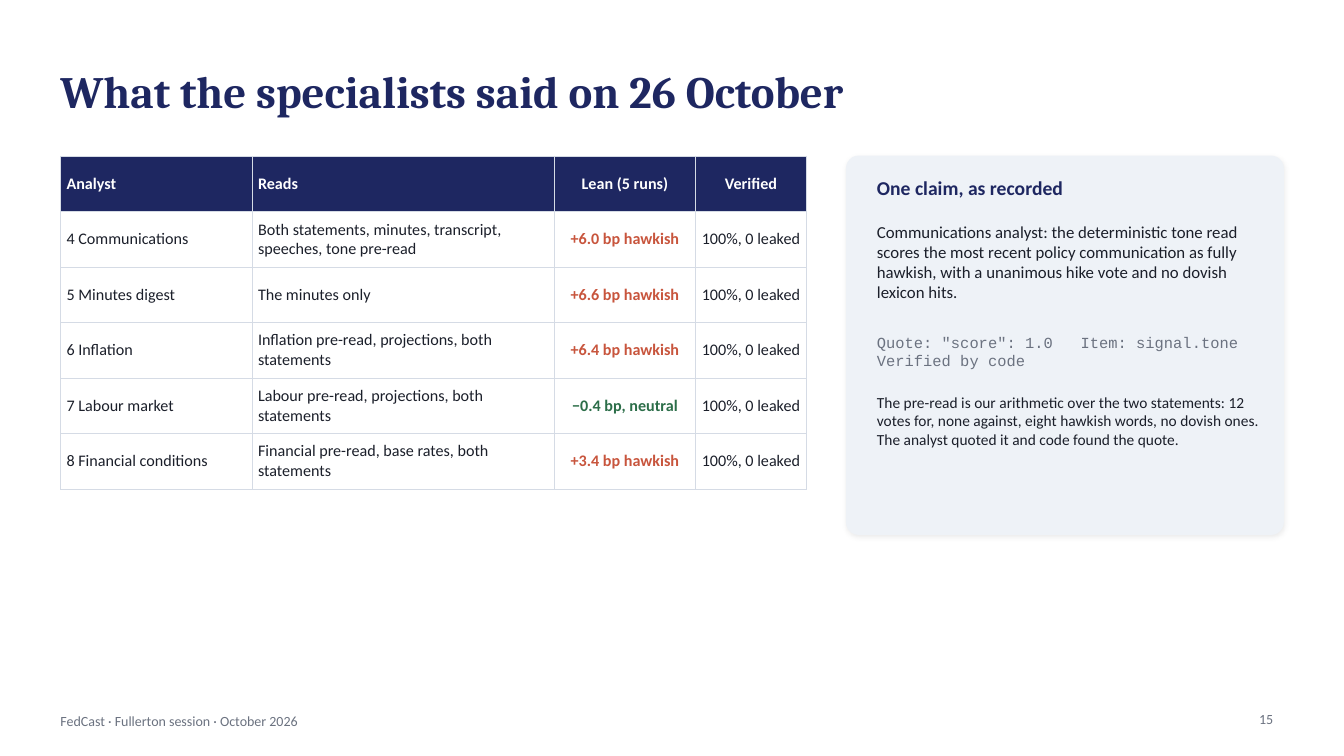
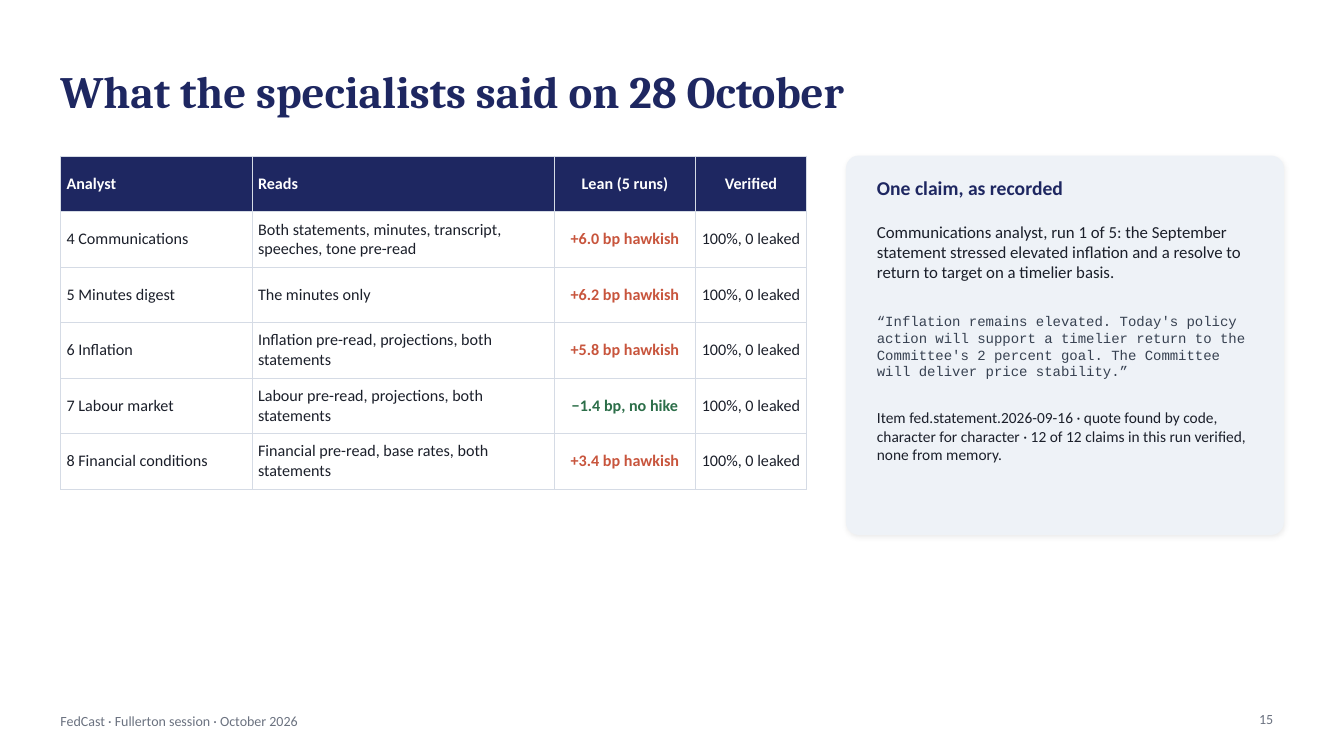
Before and after one commit to kmt112/fed-forecast, a slide deck: slide 15 of docs/FedCast_Fullerton.pptx. Drawn at 1344x756 pixels with LibreOffice and Linux fonts; fonts in the diff are those of the drawing. Boxes give left, top, right and bottom in pixels: in the first picture for what was removed or moved away, otherwise in the second. Text is boxed around its words. In the diff, an @@ line names an element or a change of style, - is before the commit and + after.

```diff
--- a/docs/FedCast_Fullerton.pptx
+++ b/docs/FedCast_Fullerton.pptx
@@ title at (x1=60, y1=77, x2=844, y2=118): text changed @@
-What the specialists said on 26 October
+What the specialists said on 28 October
@@ table at (x1=60, y1=156, x2=807, y2=480) @@
-row 3, column 3: +6.6 bp hawkish
+row 3, column 3: +6.2 bp hawkish
-row 4, column 3: +6.4 bp hawkish
+row 4, column 3: +5.8 bp hawkish
-row 5, column 3: −0.4 bp, neutral
+row 5, column 3: −1.4 bp, no hike
@@ text at (x1=877, y1=226, x2=1240, y2=281): text changed @@
-Communications analyst: the deterministic tone read scores the most recent policy communication as fully hawkish, with a unanimous hike vote and no dovish lexicon hits.
+Communications analyst, run 1 of 5: the September statement stressed elevated inflation and a resolve to return to target on a timelier basis.
@@ text at (x1=877, y1=316, x2=1245, y2=379): text changed; size 11 to 10 pt; text colour #6B7280 to #374151 @@
-Quote: "score": 1.0 Item: signal.tone Verified by code
+“Inflation remains elevated. Today's policy action will support a timelier return to the Committee's 2 percent goal. The Committee will deliver price stability.”
@@ text at (x1=877, y1=412, x2=1246, y2=463): text changed @@
-The pre-read is our arithmetic over the two statements: 12 votes for, none against, eight hawkish words, no dovish ones. The analyst quoted it and code found the quote.
+Item fed.statement.2026-09-16 · quote found by code, character for character · 12 of 12 claims in this run verified, none from memory.
```
Also in this commit, not shown: 9 other slides changed, 4 slides added, 3 slides removed, 2 other files.
